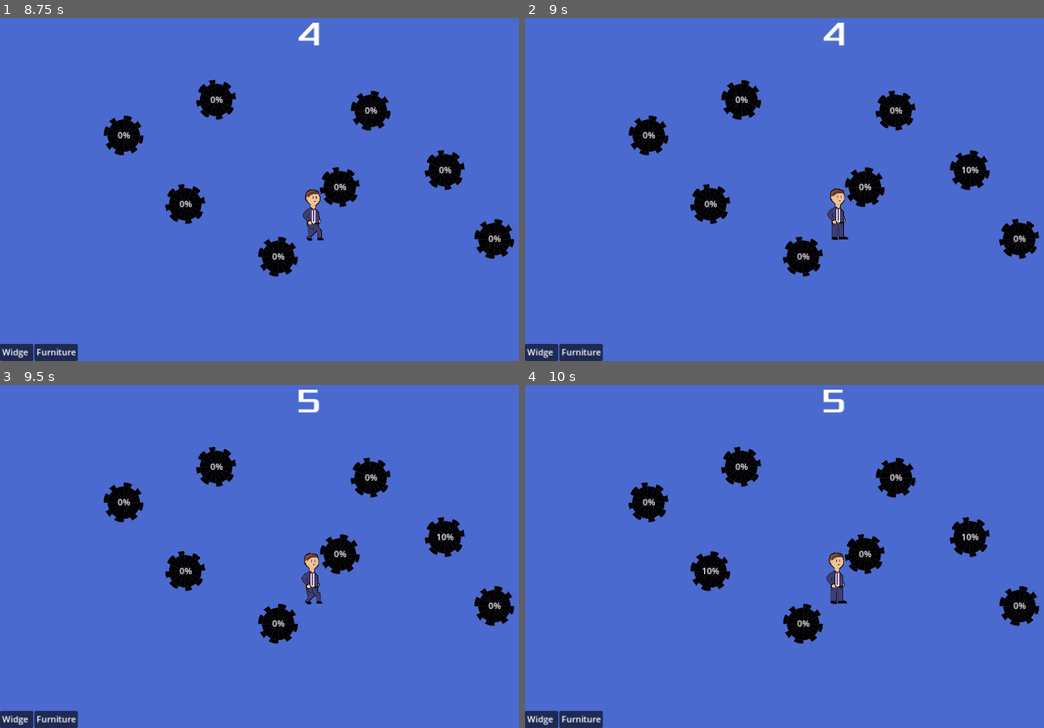
Above: before the commit, frames 1-4 (two rows, left to right).
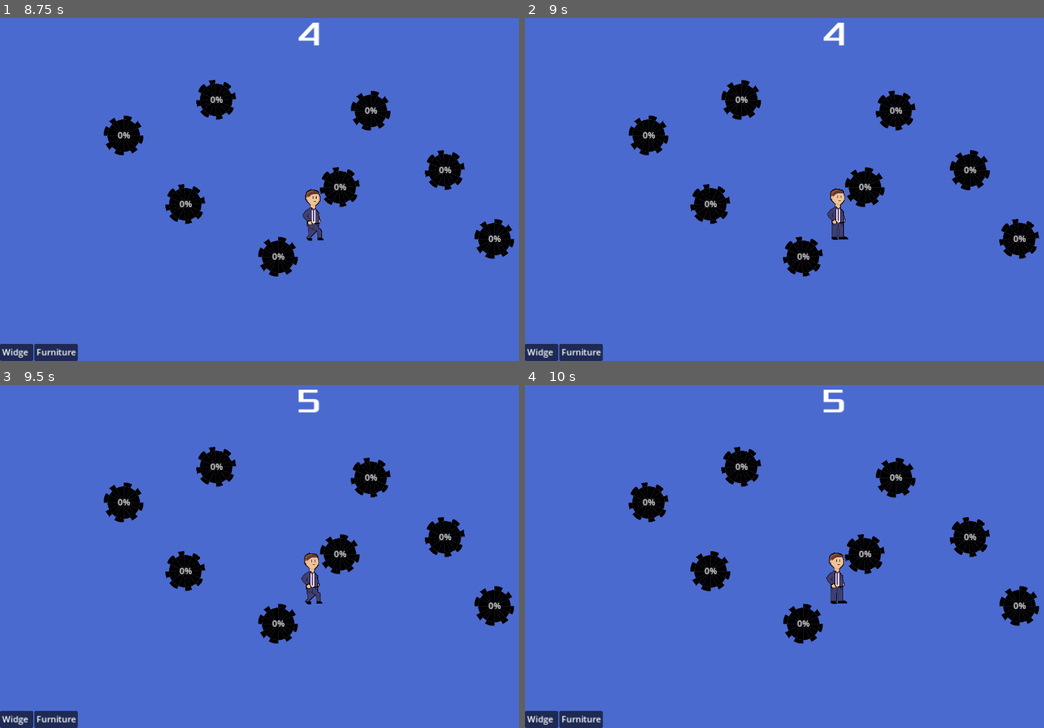
Above: after the commit, the same moments.

Repository: Final-Parsec/office-sim
Game: Godot game, scene res://main.tscn
Two runs of this game, one before a commit and one after it. Both use one fixed random seed, a clock stepped at 60 frames per second and the inputs below.
Inputs (mouse positions are in pixels of both pictures, inside the frame that each line leads up to):
- Up to frame 1 (8.75 s): click "Widget" at 0.5 s; click "Furniture" at 1.25 s; click "Start" at 2 s; tap Enter at 2.75 s; move the mouse to (446, 168) at 2.77 s; hold Right (move_right) 2.78-3.53 s; click (446, 168) at 2.85 s; move the mouse to (186, 203) at 3.52 s; hold S (move_down) 3.53-4.28 s; click (186, 203) at 3.6 s; move the mouse to (368, 110) at 4.27 s; hold Right (move_right) 4.28-5.03 s; click (368, 110) at 4.35 s; move the mouse to (280, 258) at 5.02 s; hold Up (move_up) 5.03-5.78 s; click (280, 258) at 5.1 s; move the mouse to (493, 240) at 5.77 s; hold A (move_left) 5.78-7.28 s; click (493, 240) at 5.85 s; move the mouse to (124, 134) at 6.52 s; click (124, 134) at 6.6 s; move the mouse to (337, 186) at 7.27 s; hold S (move_down) 7.28-8.03 s; click (337, 186) at 7.35 s; move the mouse to (217, 100) at 8.02 s; hold Right (move_right) from 8.03 s (still down); click (217, 100) at 8.1 s
- Up to frame 2 (9 s): move the mouse to (971, 168) at 8.77 s; release Right (move_right) at 8.78 s; hold Up (move_up) from 8.78 s (still down); click (971, 168) at 8.85 s
- Up to frame 3 (9.5 s): keep holding Up (move_up)
- Up to frame 4 (10 s): move the mouse to (711, 570) at 9.52 s; release Up (move_up) at 9.53 s; hold Right (move_right) from 9.53 s (still down); click (711, 570) at 9.6 s

Frame 1 is identical in both runs. In frame 2, less than 0.1% of the frame differs, in the area x 81-90%, y 38-51%; in frame 3, less than 0.1%; in frame 4, 0.2%, in the area x 31-90%, y 38-61%.

Commit message:
making action bar affect a game state and then using that game state

Diff:
--- /dev/null
+++ b/game/enums.gd
@@ -0,0 +1,7 @@
+extends Node
+
+enum Actions {
+	NONE = 0,
+	WIDGET = 1,
+	FURNITURE = 2
+}
--- /dev/null
+++ b/game/game_state.gd
@@ -0,0 +1,3 @@
+extends Node
+
+var selected_action = Enums.Actions.NONE
--- a/game/hud.gd
+++ b/game/hud.gd
@@ -27,3 +27,9 @@
 
 func _on_message_timer_timeout() -> void:
 	$Message.hide()
+
+func on_widget_button_pressed() -> void:
+	GameState.selected_action = Enums.Actions.WIDGET
+
+func on_furniture_button_pressed() -> void:
+	GameState.selected_action = Enums.Actions.FURNITURE
--- a/game/hud.tscn
+++ b/game/hud.tscn
@@ -1,14 +1,10 @@
-[gd_scene load_steps=6 format=3 uid="uid://bw6td1ka2uv5c"]
+[gd_scene load_steps=5 format=3 uid="uid://bw6td1ka2uv5c"]
 
 [ext_resource type="Script" path="res://hud.gd" id="1_0jbru"]
 [ext_resource type="FontFile" uid="uid://cw8737f1dq6n3" path="res://fonts/Xolonium-Regular.ttf" id="1_3xhbu"]
 [ext_resource type="ButtonGroup" uid="uid://ccfmiaex7mmvt" path="res://action_bar.tres" id="3_63eek"]
 
-[sub_resource type="InputEventAction" id="InputEventAction_sxca6"]
-action = &"start_game"
-
-[sub_resource type="Shortcut" id="Shortcut_4xekt"]
-events = [SubResource("InputEventAction_sxca6")]
+[sub_resource type="Shortcut" id="Shortcut_wpxgg"]
 
 [node name="HUD" type="CanvasLayer"]
 script = ExtResource("1_0jbru")
@@ -61,7 +57,7 @@
 grow_vertical = 0
 theme_override_fonts/font = ExtResource("1_3xhbu")
 theme_override_font_sizes/font_size = 64
-shortcut = SubResource("Shortcut_4xekt")
+shortcut = SubResource("Shortcut_wpxgg")
 text = "Start"
 
 [node name="MessageTimer" type="Timer" parent="."]
@@ -94,3 +90,5 @@
 
 [connection signal="pressed" from="StartButton" to="." method="_on_start_button_pressed"]
 [connection signal="timeout" from="MessageTimer" to="." method="_on_message_timer_timeout"]
+[connection signal="pressed" from="WidgetButton" to="." method="on_widget_button_pressed"]
+[connection signal="pressed" from="FurnitureButton" to="." method="on_furniture_button_pressed"]
--- a/game/player.gd
+++ b/game/player.gd
@@ -36,26 +36,34 @@
 
 func _unhandled_input(event: InputEvent) -> void:
 	if event.is_action_released("perform_action"):
-		# Build Widget Action
-		var clicked_a_widget = false
-		var clicked_ineligible_placement = false
+		if GameState.selected_action == Enums.Actions.WIDGET:
+			# Build Widget Action
+			var clicked_a_widget = false
+			var clicked_ineligible_placement = false
 
-		# Determine if you are clicking existing widget.
-		for widget in widget_container.get_children():
-			var collision_shape = widget.get_node("CollisionShape2D") as CollisionShape2D
-			var circle = collision_shape.shape as CircleShape2D
-			var radius = circle.radius
-			if event.position.distance_to(collision_shape.global_position) <= radius && !clicked_a_widget:
-				clicked_a_widget = true
-				widget.build(10)
-			if event.position.distance_to(collision_shape.global_position) <= radius * 2:
-				clicked_ineligible_placement = true
+			# Determine if you are clicking existing widget.
+			for widget in widget_container.get_children():
+				var collision_shape = widget.get_node("CollisionShape2D") as CollisionShape2D
+				var circle = collision_shape.shape as CircleShape2D
+				var radius = circle.radius
+				if event.position.distance_to(collision_shape.global_position) <= radius && !clicked_a_widget:
+					clicked_a_widget = true
+					widget.build(10)
+				if event.position.distance_to(collision_shape.global_position) <= radius * 2:
+					clicked_ineligible_placement = true
 
-		# If not, place a new widget.
-		if !clicked_ineligible_placement:
-			place_widget(event.position)
+			# If not, place a new widget.
+			if !clicked_ineligible_placement:
+				place_widget(event.position)
+		if GameState.selected_action == Enums.Actions.FURNITURE:
+			place_furniture(event.position)
 
 func place_widget(spawn_location: Vector2):
 	var widget = widget_scene.instantiate()
 	widget.position = spawn_location
 	widget_container.add_child(widget)
+
+func place_furniture(spawn_location: Vector2):
+	var widget = widget_scene.instantiate()
+	widget.position = spawn_location
+	widget_container.add_child(widget)
--- a/game/project.godot
+++ b/game/project.godot
@@ -14,6 +14,11 @@
 run/main_scene="res://main.tscn"
 config/features=PackedStringArray("4.3", "GL Compatibility")
 config/icon="res://icon.svg"
+
+[autoload]
+
+Enums="*res://enums.gd"
+GameState="*res://game_state.gd"
 
 [display]
 
